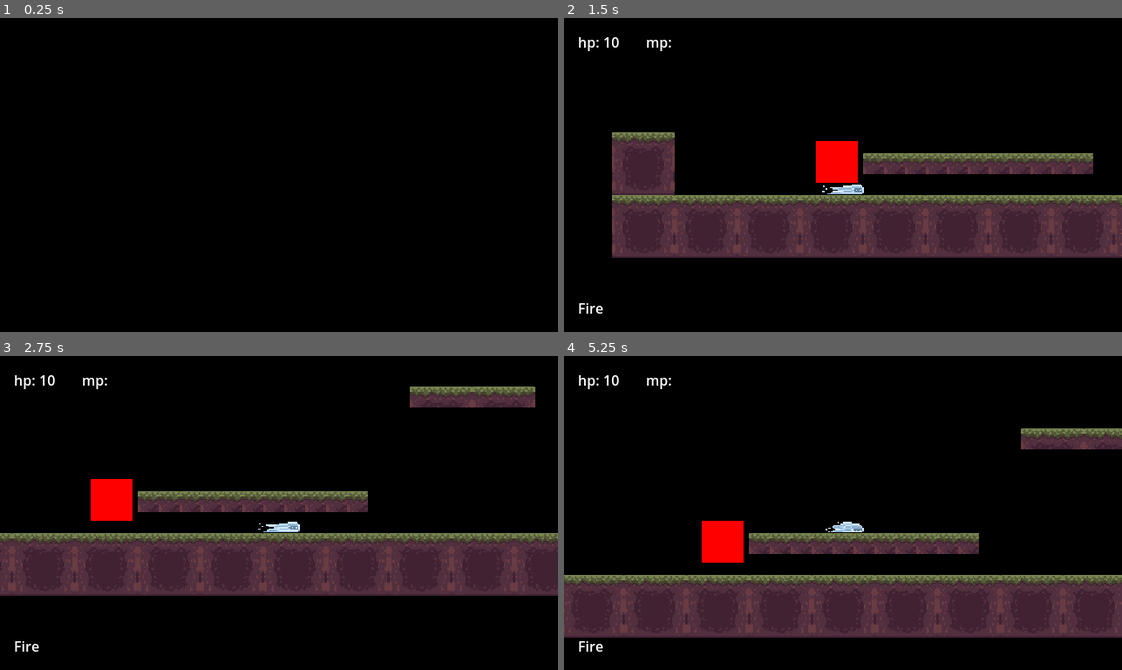
Above: before the commit, frames 1-4 (two rows, left to right).
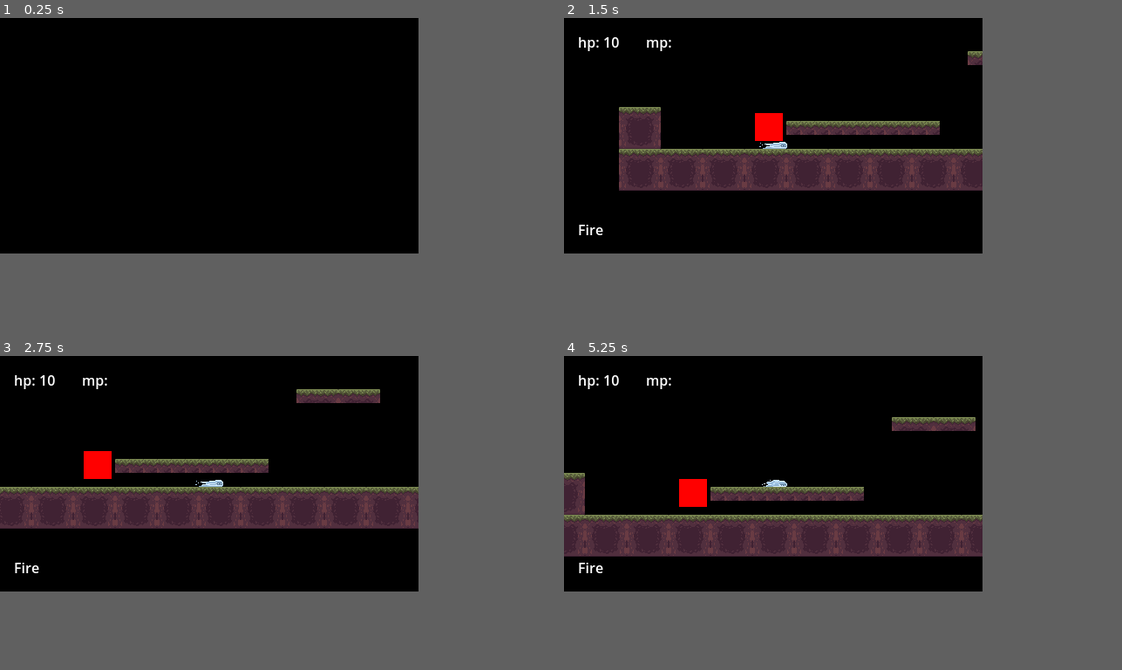
Above: after the commit, the same moments.

Repository: Enweave/pj16
Game: Godot game, scene res://Levels/System/main_menu_level.tscn
Same seed, same stepped clock (60 frames per second), same inputs: the game is played once before the commit and once after it.
Inputs (mouse positions are in pixels of both pictures, inside the frame that each line leads up to):
- Up to frame 1 (0.25 s): no input
- Up to frame 2 (1.5 s): click "Start game" at 0.5 s; tap Enter at 1.25 s; move the mouse to (965, 159) at 1.27 s; hold D (input_MoveRight) from 1.28 s (still down); tap J (input_Fire) at 1.35 s; click (965, 159) at 1.42 s
- Up to frame 3 (2.75 s): tap Space (input_Jump) at 1.52 s; release D (input_MoveRight) at 2 s; drag from (167, 528) to (284, 513) at 2.02 s
- Up to frame 4 (5.25 s): tap Space (input_Jump) at 2.75, 4.52 s; move the mouse to (898, 443) at 2.77 s; hold A (input_MoveLeft) 2.78-3.5 s; tap Delete at 2.85 s; drag from (815, 575) to (848, 500) at 3.52 s; move the mouse to (1010, 560) at 4.27 s; hold D (input_MoveRight) 4.28-5 s; tap V at 4.35 s; drag from (675, 465) to (815, 553) at 5.02 s
In our replay, the window is 640x360 before the commit and 480x270 after it. These sizes can differ from the game's own. Grey fills any space a smaller window leaves; there, only what the larger window draws over its background counts as a difference.

The runs differ from the first frame. In frame 1, only the window size differs. In frame 2, 30% of the frame differs, in the area x 2-100%, y 10-95%; in frame 3, 33%; in frame 4, 33%, in the area x 0-100%, y 19-95%.

Commit message:
resolution thing

Diff:
--- a/Actors/Characters/Player/player_character.tscn
+++ b/Actors/Characters/Player/player_character.tscn
@@ -34,7 +34,6 @@
 collide_with_areas = true
 
 [node name="Camera2D" type="Camera2D" parent="."]
-zoom = Vector2(1.5, 1.5)
 
 [node name="WallJumpSensor" parent="." instance=ExtResource("2_bvw8n")]
 unique_name_in_owner = true
--- a/Common/constants.gd
+++ b/Common/constants.gd
@@ -1,7 +1,6 @@
 extends Node
 
 const GRID_SIZE: int = 32
-const INTERNAL_RESOLUTION: Vector2 = Vector2(640, 360)
 
 const TERMINAL_VELOCITY: float = 1000
 
--- a/Common/flow_controller_autoload.gd
+++ b/Common/flow_controller_autoload.gd
@@ -30,7 +30,10 @@
     viewport_container.set_mouse_filter(Control.MOUSE_FILTER_STOP)
     viewport_container.focus_mode = Control.FOCUS_ALL
 
-    viewport.size = Constants.INTERNAL_RESOLUTION
+    # get windows resolution from project settings
+    var viewport_size: Vector2 = Vector2(ProjectSettings.get_setting("display/window/size/viewport_width"), ProjectSettings.get_setting("display/window/size/viewport_height"))
+
+    viewport.size = viewport_size
     viewport.handle_input_locally = true
     viewport.canvas_item_default_texture_filter = 0 # DEFAULT_CANVAS_ITEM_TEXTURE_FILTER_NEAREST
 
--- a/project.godot
+++ b/project.godot
@@ -24,8 +24,8 @@
 
 [display]
 
-window/size/viewport_width=640
-window/size/viewport_height=360
+window/size/viewport_width=480
+window/size/viewport_height=270
 window/stretch/mode="viewport"
 
 [editor_plugins]
